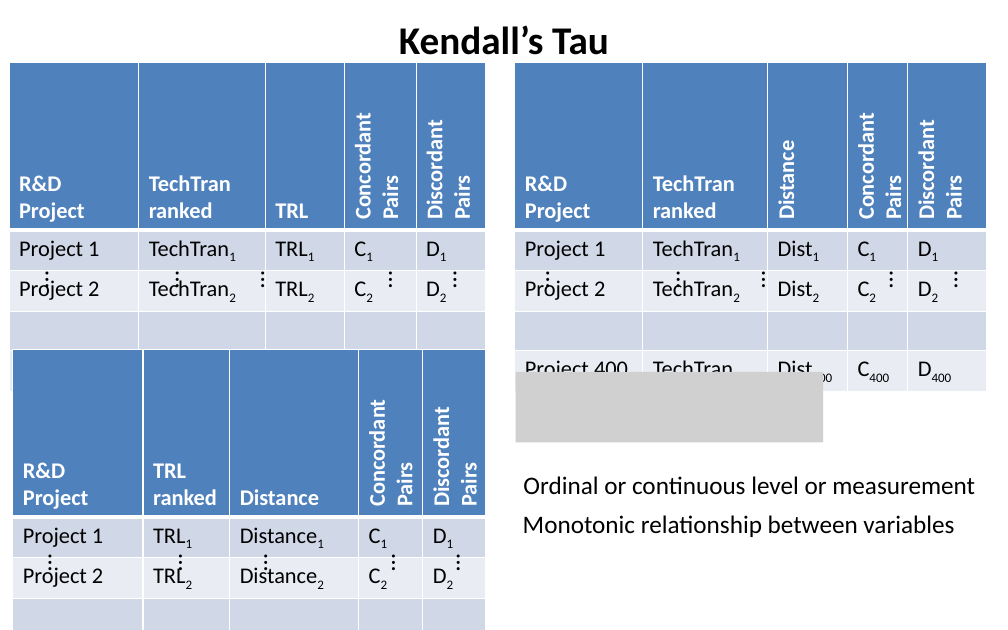
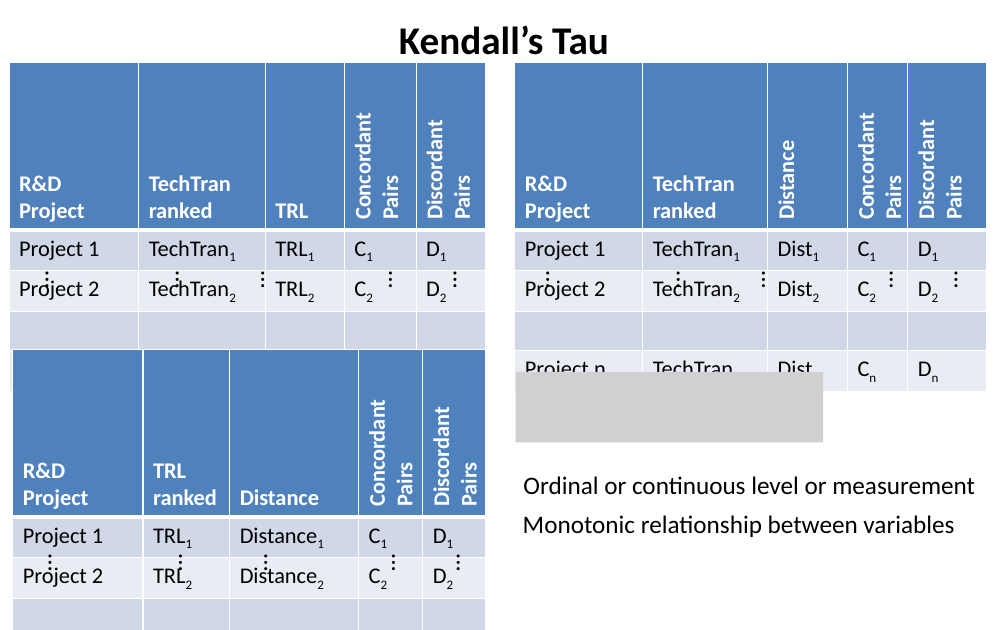
Before and after one commit to SLU-Courses-Townes/SOC5600, a slide deck: slide 38 of FinalProject/Presentation/Townes_SOC5600_FinalProject_Presentation.pptx. Drawn at 1008x630 pixels with LibreOffice and Linux fonts; fonts in the diff are those of the drawing; grey boxes stand for pictures. Boxes give left, top, right and bottom in pixels: in the first picture for what was removed or moved away, otherwise in the second. Text is boxed around its words. In the diff, an @@ line names an element or a change of style, - is before the commit and + after.

Commit message:
Modified Kendall's tau slide

```diff
--- a/FinalProject/Presentation/Townes_SOC5600_FinalProject_Presentation.pptx
+++ b/FinalProject/Presentation/Townes_SOC5600_FinalProject_Presentation.pptx
@@ table at bbox=[515, 62, 987, 386] @@
-row 5: Project 400 | TechTran400 | Dist400 | C400 | D400
+row 5: Project n | TechTrann | Distn | Cn | Dn
```
